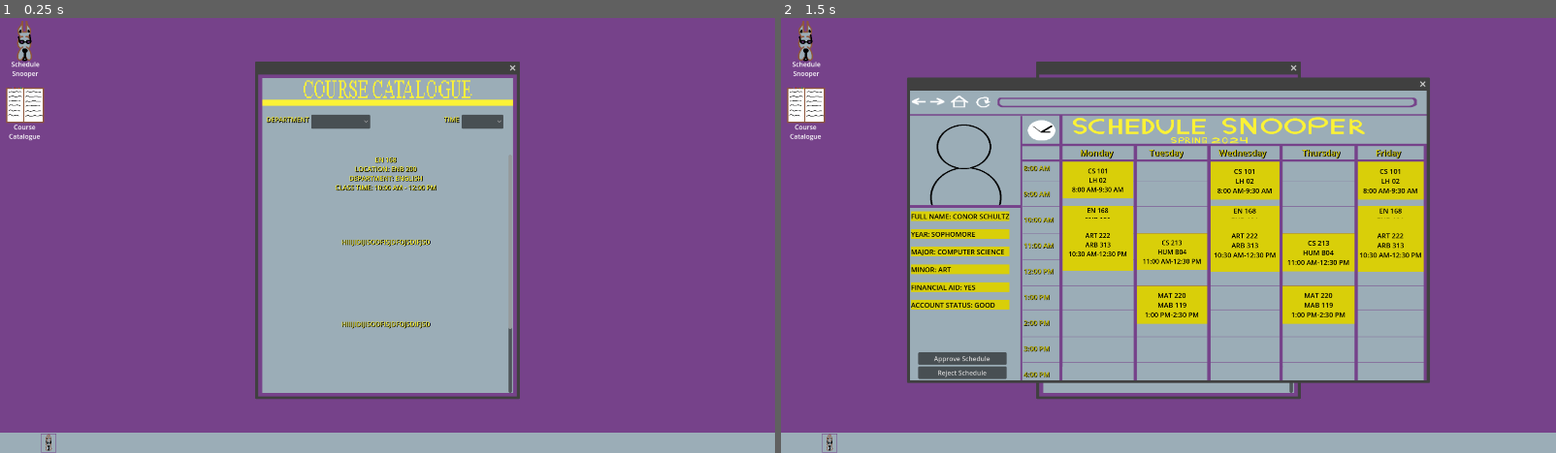
Above: before the commit, frames 1-2 (left to right).
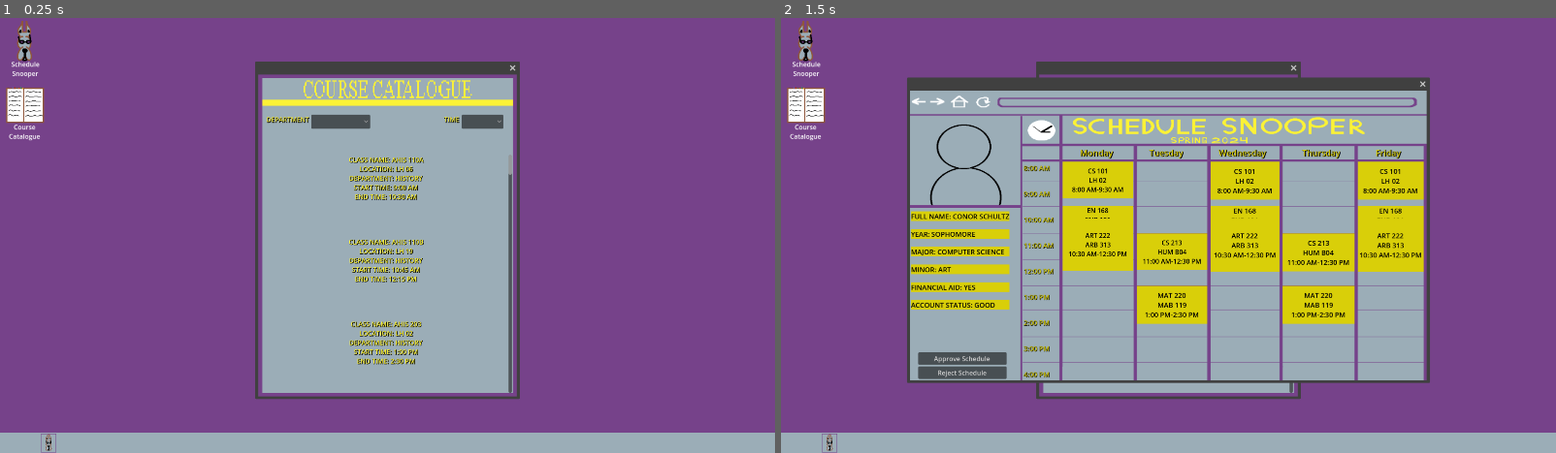
Above: after the commit, the same moments.

Repository: C3PJOE/Registrarent
Game: Godot game, scene res://Scenes/Main.tscn
Same seed, same stepped clock (60 frames per second), same inputs: the game is played once before the commit and once after it.
Inputs (mouse positions are in pixels of both pictures, inside the frame that each line leads up to):
- Up to frame 1 (0.25 s): no input
- Up to frame 2 (1.5 s): click (827, 444) at 0.5 s; click "[center]Schedule Snooper[cent…" at 1.25 s

The runs differ from the first frame. In frame 1, 1.5% of the frame differs, in the area x 43-67%, y 32-80%; in frame 2, nothing differs.

Commit message:
course catalog fills correctly

Diff:
--- /dev/null
+++ b/Scenes/CourseCatalogueWindow.gd
@@ -0,0 +1,56 @@
+extends Window
+#containers
+@onready var class_catalogue_scroll_container = $ClassCatalogueScrollContainer
+@onready var class_catalogue_container = $ClassCatalogueScrollContainer/ClassCatalogueContainer
+#labels to hold class data
+@onready var class_1 = $ClassCatalogueScrollContainer/ClassCatalogueContainer/Class1
+
+var file = "res://UniData/ClassData.json"
+var class_data
+
+# Called when the node enters the scene tree for the first time.
+func _ready():
+	class_data = read_json_file(file)
+	_catalogue_filler(class_data)
+
+
+# Called every frame. 'delta' is the elapsed time since the previous frame.
+func _process(delta):
+	pass
+#function to read json files and returns them as a dictionary*(in this case, more like an array which contains dictionaries)
+func read_json_file(parameter: String):
+	var json_as_text = FileAccess.get_file_as_string(parameter)
+	var json_as_dict = JSON.parse_string(json_as_text.to_upper())
+	return json_as_dict
+
+#function to generate new labels
+func _label_maker(label_name:String,label_content:Dictionary)->RichTextLabel:
+	#label text var will hold the contents of the label(i.e, the passed class information);will be appended to the label later
+	var label_text = "CLASS NAME: " + label_content.CLASSNAME + "\nLOCATION: " + label_content.CLASSLOCATION + "\nDEPARTMENT: " + label_content.CLASSDEPARTMENT + "\nSTART TIME: " + label_content.CLASSSTARTTIME + "\nEND TIME: " + label_content.CLASSENDTIME
+	#creates a new rich text label
+	var new_label = RichTextLabel.new()
+	new_label.name = label_name
+	#makes the label parse bbcode tags
+	new_label.bbcode_enabled = true
+	#makes the label fit its content to the size of the container
+	new_label.fit_content = true
+	#sets the label's minimum size
+	new_label.custom_minimum_size = Vector2(200,200)
+	#overrides some default colors/constants to match desired aesthetic "theme_override_colors/default_color"
+	new_label.add_theme_color_override("default_color",Color(0.984, 0.949, 0.212))
+	new_label.add_theme_color_override("font_shadow_color",Color(0, 0, 0))
+	new_label.add_theme_constant_override("shadow_offset_y",1)
+	new_label.add_theme_constant_override("shadow_outline_size",2)
+	#adds the previously initialized label text var to the label
+	new_label.append_text("[center]%s[/center]"%label_text)
+	return new_label
+#function to add the labels from label_maker to the catalogue container
+func _add_label_to_catalogue(label:RichTextLabel):
+	class_catalogue_container.add_child(label)
+#function to iterate through the catalogue and give each class a label
+func _catalogue_filler(catalogue:Array):
+	var n = 1
+	for lesson in catalogue:
+		var class_label_number = "Class" + str(n)
+		_add_label_to_catalogue(_label_maker(class_label_number,lesson))
+		n+=1
--- a/Scenes/Main.tscn
+++ b/Scenes/Main.tscn
@@ -12,6 +12,7 @@
 [ext_resource type="Texture2D" uid="uid://cesocmfjybjac" path="res://Assets/Browser2.png" id="8_n2jyd"]
 [ext_resource type="Texture2D" uid="uid://co4613mo6e30x" path="res://Assets/ClassDictionaryContent.png" id="10_oyudo"]
 [ext_resource type="Script" path="res://Scenes/CourseCatalogueParentWindow.gd" id="11_4a26h"]
+[ext_resource type="Script" path="res://Scenes/CourseCatalogueWindow.gd" id="13_088j3"]
 
 [sub_resource type="StyleBoxTexture" id="StyleBoxTexture_f7xbp"]
 texture = ExtResource("8_n2jyd")
@@ -214,6 +215,7 @@
 text = "[center]Schedule Snooper[center]"
 
 [node name="CatalogueDesktopShortcut" type="TextureButton" parent="MainContainer/Desktop"]
+layout_mode = 0
 offset_left = 4.0
 offset_top = 161.0
 offset_right = 120.0
@@ -1035,6 +1037,7 @@
 transient = true
 unresizable = true
 theme_override_styles/embedded_border = SubResource("StyleBoxTexture_kut88")
+script = ExtResource("13_088j3")
 
 [node name="Dropdown1" type="BoxContainer" parent="MainContainer/CourseCatalogueParentWindow/CourseCatalogueWindow"]
 offset_left = 20.0
@@ -1168,6 +1171,7 @@
 size_flags_horizontal = 3
 
 [node name="Class1" type="RichTextLabel" parent="MainContainer/CourseCatalogueParentWindow/CourseCatalogueWindow/ClassCatalogueScrollContainer/ClassCatalogueContainer"]
+visible = false
 custom_minimum_size = Vector2(200, 200)
 layout_mode = 2
 theme_override_colors/default_color = Color(0.984314, 0.94902, 0.211765, 1)
@@ -1180,39 +1184,6 @@
 DEPARTMENT: ENGLISH
 CLASS TIME: 10:00 AM - 12:00 PM[center]
 "
-fit_content = true
-
-[node name="Class2" type="RichTextLabel" parent="MainContainer/CourseCatalogueParentWindow/CourseCatalogueWindow/ClassCatalogueScrollContainer/ClassCatalogueContainer"]
-custom_minimum_size = Vector2(200, 200)
-layout_mode = 2
-theme_override_colors/default_color = Color(0.984314, 0.94902, 0.211765, 1)
-theme_override_colors/font_shadow_color = Color(0, 0, 0, 1)
-theme_override_constants/shadow_offset_y = 1
-theme_override_constants/shadow_outline_size = 2
-bbcode_enabled = true
-text = "[center]HIIIJIDIJISODFISJDFOJSDIFJSD[center]"
-fit_content = true
-
-[node name="Class3" type="RichTextLabel" parent="MainContainer/CourseCatalogueParentWindow/CourseCatalogueWindow/ClassCatalogueScrollContainer/ClassCatalogueContainer"]
-custom_minimum_size = Vector2(200, 200)
-layout_mode = 2
-theme_override_colors/default_color = Color(0.984314, 0.94902, 0.211765, 1)
-theme_override_colors/font_shadow_color = Color(0, 0, 0, 1)
-theme_override_constants/shadow_offset_y = 1
-theme_override_constants/shadow_outline_size = 2
-bbcode_enabled = true
-text = "[center]HIIIJIDIJISODFISJDFOJSDIFJSD[center]"
-fit_content = true
-
-[node name="Class4" type="RichTextLabel" parent="MainContainer/CourseCatalogueParentWindow/CourseCatalogueWindow/ClassCatalogueScrollContainer/ClassCatalogueContainer"]
-custom_minimum_size = Vector2(200, 200)
-layout_mode = 2
-theme_override_colors/default_color = Color(0.984314, 0.94902, 0.211765, 1)
-theme_override_colors/font_shadow_color = Color(0, 0, 0, 1)
-theme_override_constants/shadow_offset_y = 1
-theme_override_constants/shadow_outline_size = 2
-bbcode_enabled = true
-text = "[center]HIIIJIDIJISODFISJDFOJSDIFJSD[center]"
 fit_content = true
 
 [connection signal="esc_pressed" from="MainContainer" to="MainContainer" method="_on_esc_pressed"]
--- a/Scenes/ScheduleBrowserWindow.gd
+++ b/Scenes/ScheduleBrowserWindow.gd
@@ -68,8 +68,9 @@
 #vars to hold the data from the class and student json files
 var studentData
 var classData
+#global var for
 var studentIndex
-
+#creates arrays to hold the content of each group of labels
 @onready var monday_label = get_tree().get_nodes_in_group("MondayLabels")
 @onready var tuesday_label = get_tree().get_nodes_in_group("TuesdayLabels")
 @onready var wednesday_label = get_tree().get_nodes_in_group("WednesdayLabels")
@@ -106,7 +107,6 @@
 #sets the x position of the labels, with the x position lining up with the appropriate day column
 #The x position of a label will never change again after this
 func _set_week_label_x_positions():
-
 	for label in monday_label:
 		label.position.x = 378
 
Not shown: 1 places in Scenes/Main.tscn that only renumber resources
